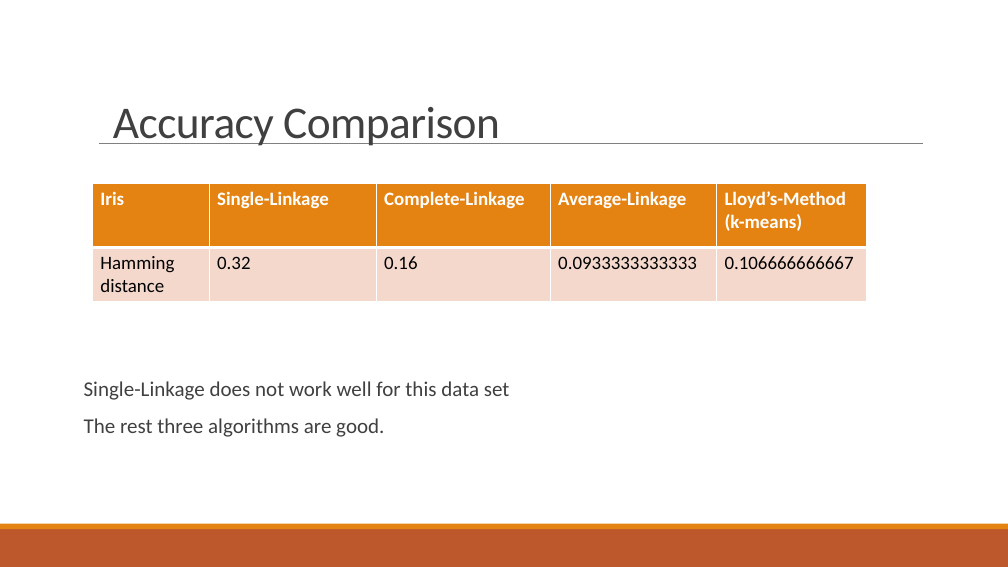
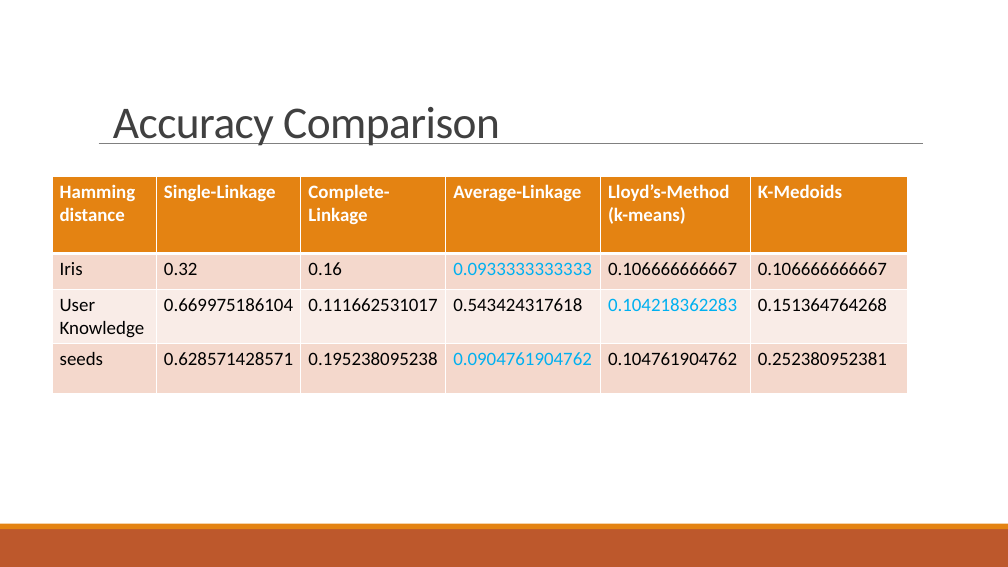
Before and after one commit to lisawangjuan/clusteringAlgorithms, a slide deck: slide 6 of ClusteringPresentation.pptx (slide 4 before the commit). Drawn at 1008x567 pixels with LibreOffice and Linux fonts; fonts in the diff are those of the drawing. Boxes give left, top, right and bottom in pixels: in the first picture for what was removed or moved away, otherwise in the second. Text is boxed around its words. In the diff, an @@ line names an element or a change of style, - is before the commit and + after.

Commit message:
implemented k-medoids algorithm recalculate hamming distance of k-means and k-medoids

```diff
--- a/ClusteringPresentation.pptx
+++ b/ClusteringPresentation.pptx
@@ table at (x1=52, y1=177, x2=908, y2=392) @@
-Iris | Single-Linkage | Complete-Linkage | Average-Linkage | Lloyd’s-Method / (k-means)
-Hamming / distance | 0.32 | 0.16 | 0.0933333333333 | 0.106666666667
+Hamming / distance | Single-Linkage | Complete-Linkage | Average-Linkage | Lloyd’s-Method / (k-means) | K-Medoids
+Iris | 0.32 | 0.16 | 0.0933333333333 | 0.106666666667 | 0.106666666667
+User Knowledge | 0.669975186104 | 0.111662531017 | 0.543424317618 | 0.104218362283 | 0.151364764268
+seeds | 0.628571428571 | 0.195238095238 | 0.0904761904762 | 0.104761904762 | 0.252380952381
@@ table resized from (x1=93, y1=184, x2=867, y2=300) to (x1=52, y1=177, x2=908, y2=392) @@
@@ text removed at (x1=84, y1=381, x2=510, y2=437) @@
-Single-Linkage does not work well for this data set
-The rest three algorithms are good.
```
Also in this commit, not shown: 1 other slide changed, 2 slides removed, 11 other files.
